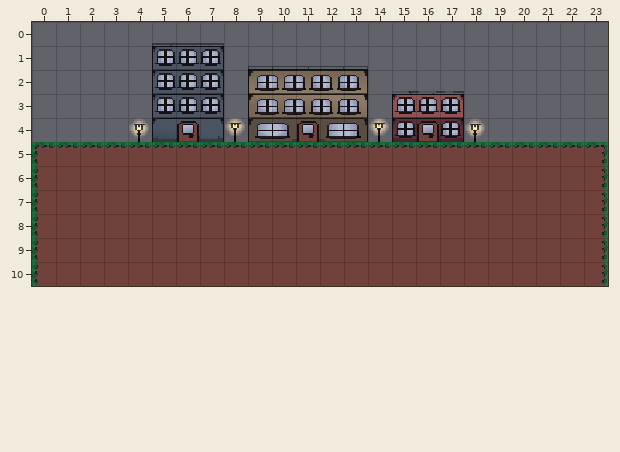
Two versions of a level (Tiled map, assets/map/map.tmx). Above is the file before it was changed.
Cells are 16x16 px. Shown: x 0..23, y 0..10.
After:
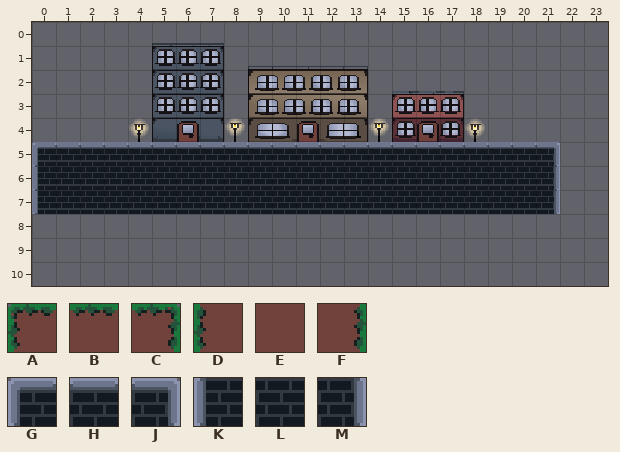
Key: from "test": A 0, B 1, C 2, D 6, E 7, F 8, G 18, H 19, J 20, K 24, L 25, M 26.
_ is an empty cell.
Diff:
Layer "static tiles":
Tile A becomes tile G in row 5 at x 0.
Tile B becomes tile H in row 5 at x 1 to 20.
Tile B becomes tile J in row 5 at x 21.
Tile D becomes tile K in rows 6 to 7 at x 0.
Tile E becomes tile L in rows 6 to 7 at x 1 to 20.
Tile E becomes tile M in rows 6 to 7 at x 21.
Tile B is removed in row 5 at x 22.
Tile C is removed in row 5 at x 23.
Tile D is removed in rows 8 to 10 at x 0.
Tile E is removed in rows 6 to 7 at x 22; in rows 8 to 10 at x 1 to 22.
Tile F is removed in rows 6 to 10 at x 23.
Where, in picture pixels (left, top, right, bottom), the same in both pictures:
changed: (32, 142, 608, 286)
